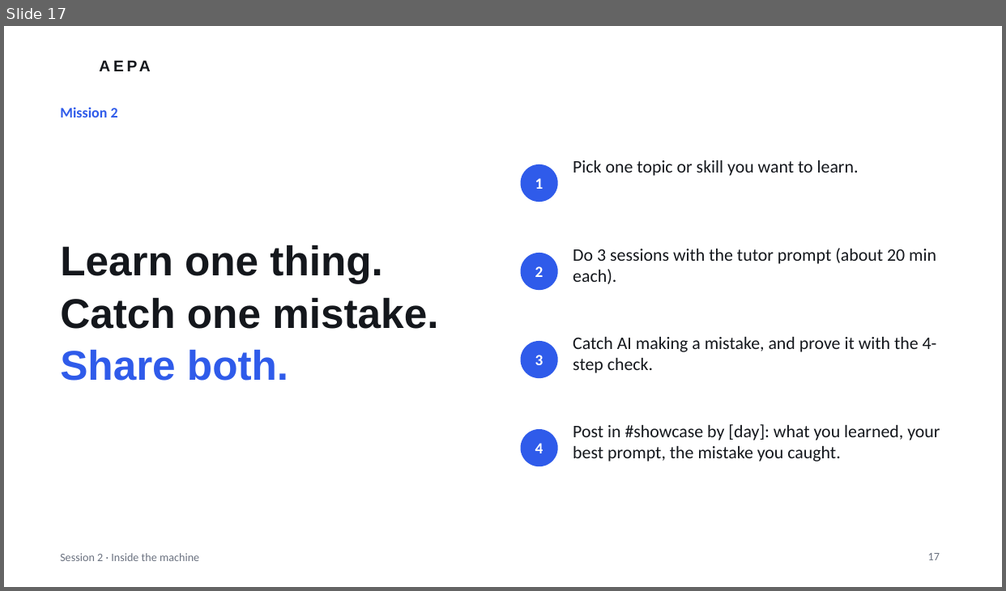
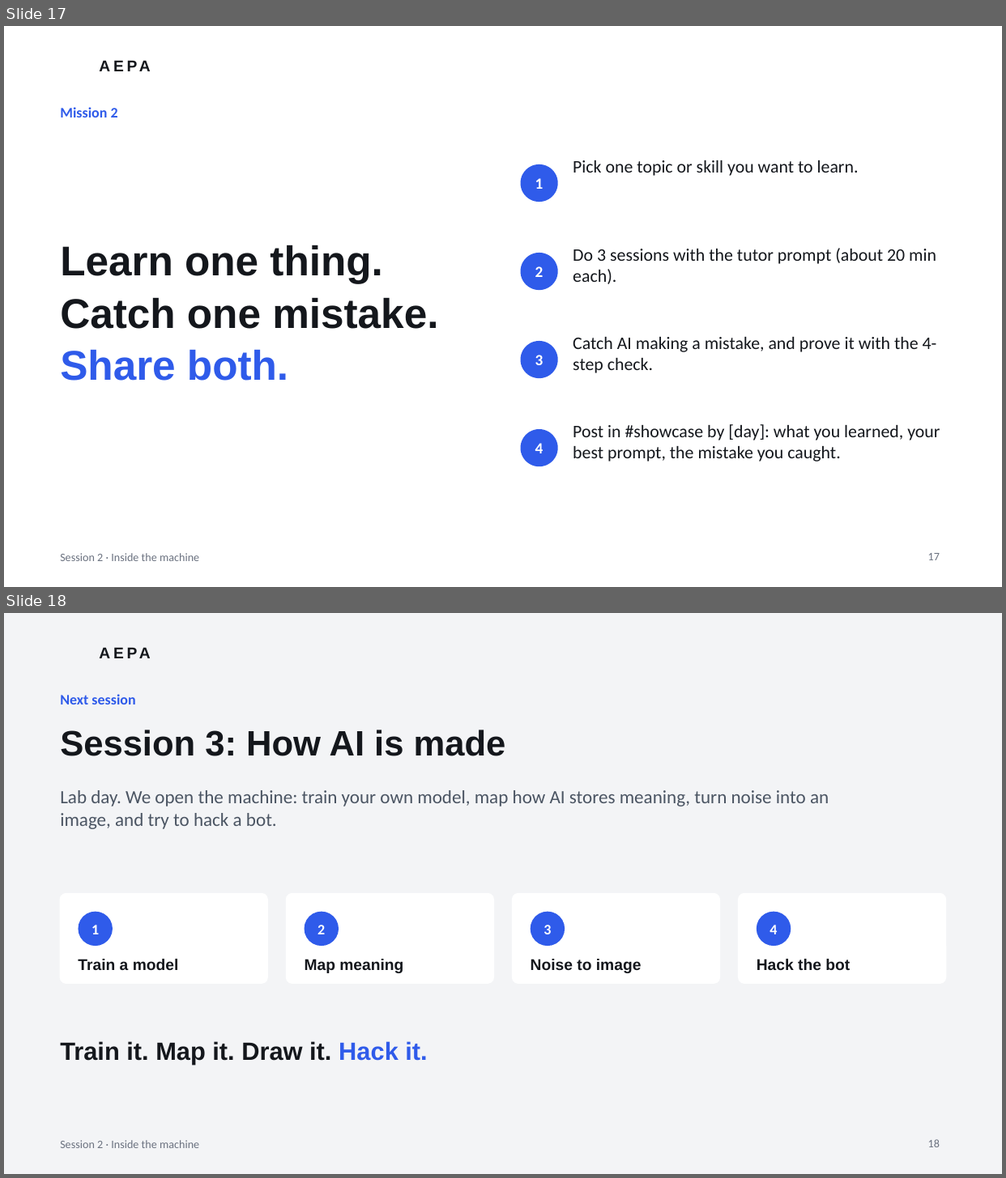
Before and after one commit to JTSG-cons/aepa-sessions, a slide deck: session-2/AEPA-Session-2.pptx. Shown one above the other, each under a label of ours: slide 17 before the commit, slides 17 and 18 after it. The pictures are 1006x591 and 1006x1178 pixels, drawn with LibreOffice and Linux fonts; fonts in the diff are those of the drawing; background and template pictures are left out. Boxes give left, top, right and bottom in pixels: in the first picture for what was removed or moved away, otherwise in the second. Text is boxed around its words. In the diff, an @@ line names an element or a change of style, - is before the commit and + after.

```diff
--- a/session-2/AEPA-Session-2.pptx
+++ b/session-2/AEPA-Session-2.pptx
@@ slide 18 added at box(4, 613, 1002, 1174), background #F3F4F6; not listed: 2 template elements that a slide beside it also shows @@
@@ text added at box(60, 694, 135, 705), 14 pt, text #2F5BEA, bold @@
+Next session
@@ title added at box(60, 730, 506, 756), 34 pt, text #14171C, bold @@
+Session 3: How AI is made
@@ text added at box(60, 790, 829, 829), 18 pt, text #4B5563 @@
+Lab day. We open the machine: train your own model, map how AI stores meaning, turn noise into an image, and try to hack a bot.
@@ rounded rectangle added at box(60, 894, 267, 983), fill #FFFFFF, outline #FFFFFF 1 pt @@
@@ rounded rectangle added at box(286, 894, 493, 983), fill #FFFFFF, outline #FFFFFF 1 pt @@
@@ rounded rectangle added at box(513, 894, 720, 983), fill #FFFFFF, outline #FFFFFF 1 pt @@
@@ rounded rectangle added at box(739, 894, 946, 983), fill #FFFFFF, outline #FFFFFF 1 pt @@
@@ ellipse added at box(78, 912, 113, 946), fill #2F5BEA, 14 pt, text #FFFFFF, bold @@
+1
@@ ellipse added at box(305, 912, 339, 946), fill #2F5BEA, 14 pt, text #FFFFFF, bold @@
+2
@@ ellipse added at box(530, 912, 565, 946), fill #2F5BEA, 14 pt, text #FFFFFF, bold @@
+3
@@ ellipse added at box(756, 912, 791, 946), fill #2F5BEA, 14 pt, text #FFFFFF, bold @@
+4
@@ text added at box(78, 959, 179, 970), 15 pt, text #14171C, bold @@
+Train a model
@@ text added at box(305, 959, 403, 973), 15 pt, text #14171C, bold @@
+Map meaning
@@ text added at box(530, 959, 641, 973), 15 pt, text #14171C, bold @@
+Noise to image
@@ text added at box(756, 959, 850, 970), 15 pt, text #14171C, bold @@
+Hack the bot
@@ text added at box(60, 1041, 427, 1065), 24 pt, text #14171C, bold @@
+Train it. Map it. Draw it. Hack it.
@@ page number added at box(928, 1139, 940, 1148), 11 pt, text #6B7280 @@
+18
```
Also in this commit, not shown: 1 slide removed, 6 other files.
